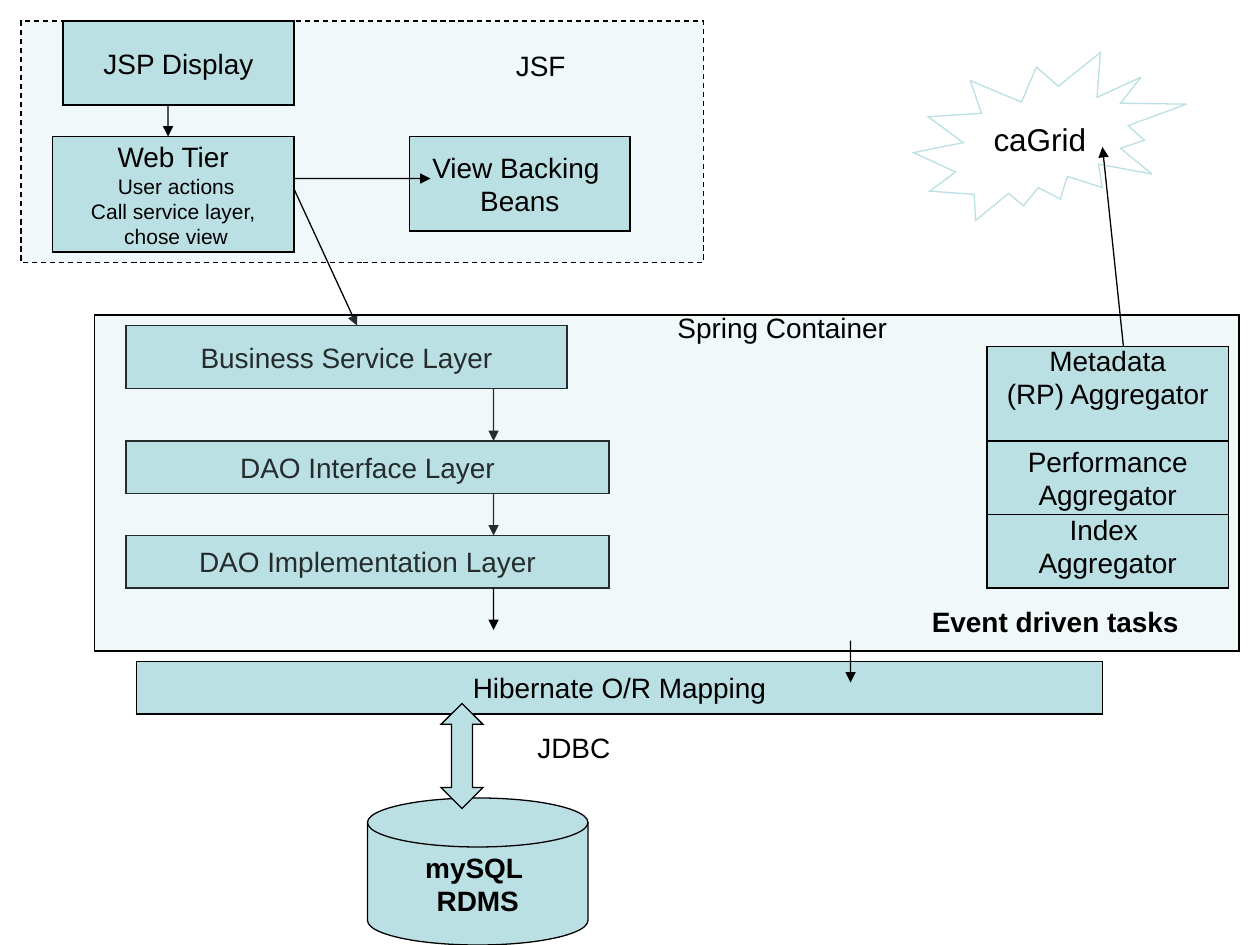
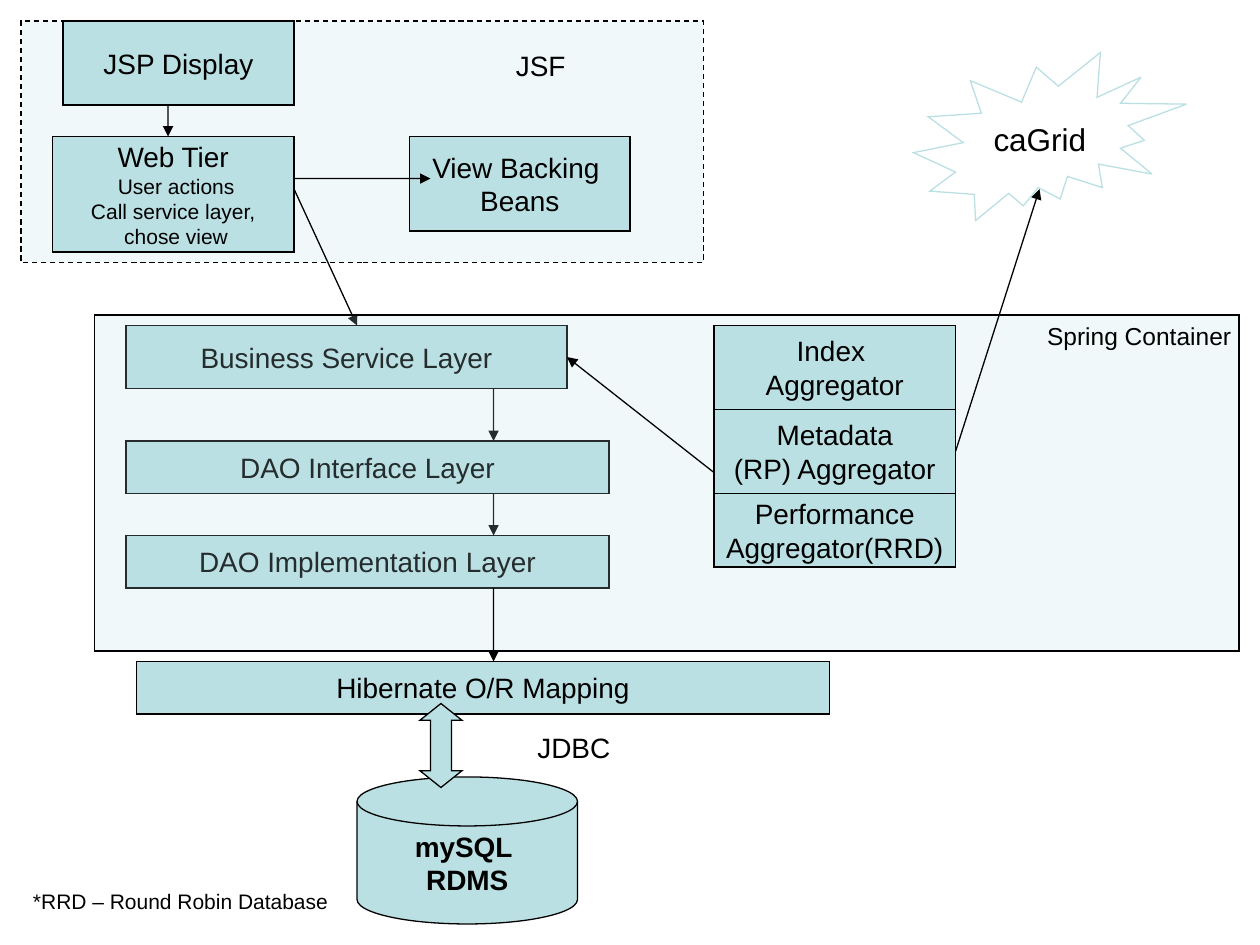
Before and after one commit to NCIP/cagrid-portal, a slide deck: slide 4 of cagrid-1-0/Documentation/docs/portal/AppLayerDiagram.ppt. Drawn at 1260x945 pixels with LibreOffice and Linux fonts; fonts in the diff are those of the drawing. Boxes give left, top, right and bottom in pixels: in the first picture for what was removed or moved away, otherwise in the second. Text is boxed around its words. In the diff, an @@ line names an element or a change of style, - is before the commit and + after.

```diff
--- a/cagrid-1-0/Documentation/docs/portal/AppLayerDiagram.ppt
+++ b/cagrid-1-0/Documentation/docs/portal/AppLayerDiagram.ppt
@@ arrow moved from (1124, 346) - (1102, 147) to (955, 451) - (1040, 189) @@
@@ rectangle "Index": place and size @@
-rectangle "Index" at bbox=[987, 504, 1228, 588]
+rectangle "Index" at bbox=[714, 325, 956, 410]
@@ text "Spring Container": place and size @@
-text "Spring Container" at bbox=[677, 317, 887, 344]
+text "Spring Container" at bbox=[1047, 327, 1231, 350]
@@ text "Spring Container" at bbox=[1047, 327, 1231, 350]: size 16 to 14 pt; less space between paragraphs @@
@@ arrow added from (714, 472) to (567, 357), #000000 0.74 pt @@
@@ rectangle "Metadata": place and size @@
-rectangle "Metadata" at bbox=[987, 346, 1228, 441]
+rectangle "Metadata" at bbox=[714, 410, 956, 494]
@@ rectangle "Performance": place and size @@
-rectangle "Performance" at bbox=[987, 441, 1228, 514]
+rectangle "Performance" at bbox=[714, 494, 956, 567]
@@ text in rectangle at bbox=[726, 537, 943, 563]: text changed @@
-Aggregator
+Aggregator(RRD)
@@ arrow moved from (494, 588) - (494, 630) to (494, 588) - (494, 662) @@
@@ text removed at bbox=[932, 611, 1178, 633] @@
-Event driven tasks
@@ arrow removed from (850, 640) to (850, 683) @@
@@ rectangle "Hibernate O/R Mapping": place and size @@
-rectangle "Hibernate O/R Mapping" at bbox=[136, 662, 1102, 714]
+rectangle "Hibernate O/R Mapping" at bbox=[136, 662, 829, 714]
@@ up down arrow: place and size @@
-up down arrow at bbox=[441, 703, 483, 808]
+up down arrow at bbox=[420, 703, 461, 788]
@@ up down arrow at bbox=[420, 703, 461, 788]: proportions changed @@
@@ cylinder "mySQL": place and size @@
-cylinder "mySQL" at bbox=[368, 798, 588, 945]
+cylinder "mySQL" at bbox=[357, 777, 577, 925]
@@ text added at bbox=[33, 893, 328, 910], 12 pt, text #000000 @@
+*RRD – Round Robin Database
```
Also in this commit, not shown: 2 other slides changed, 2 other files.
